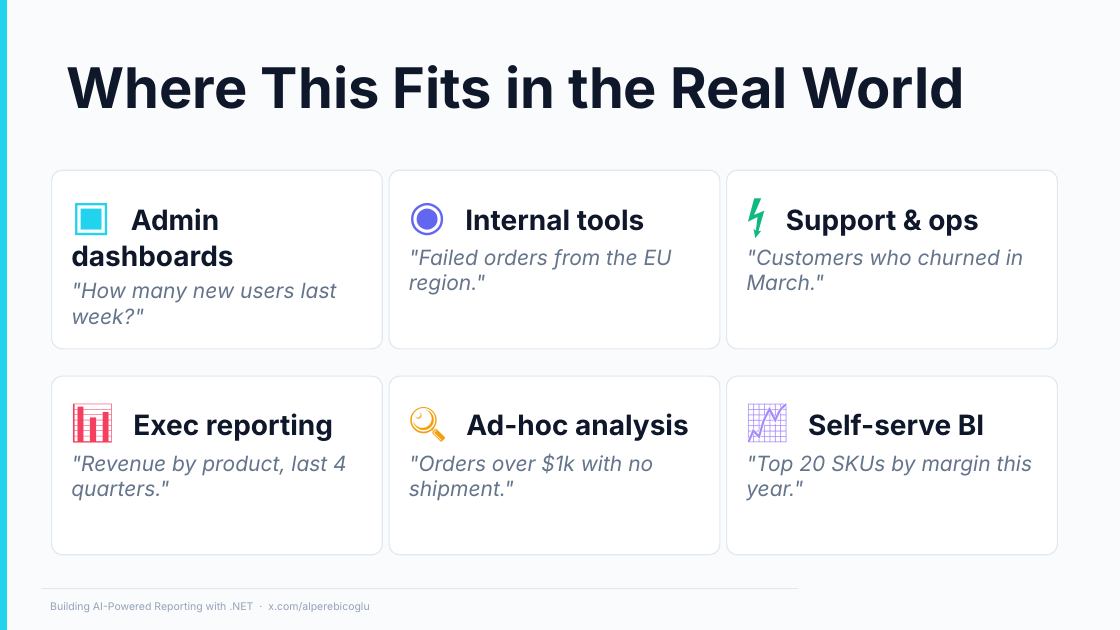
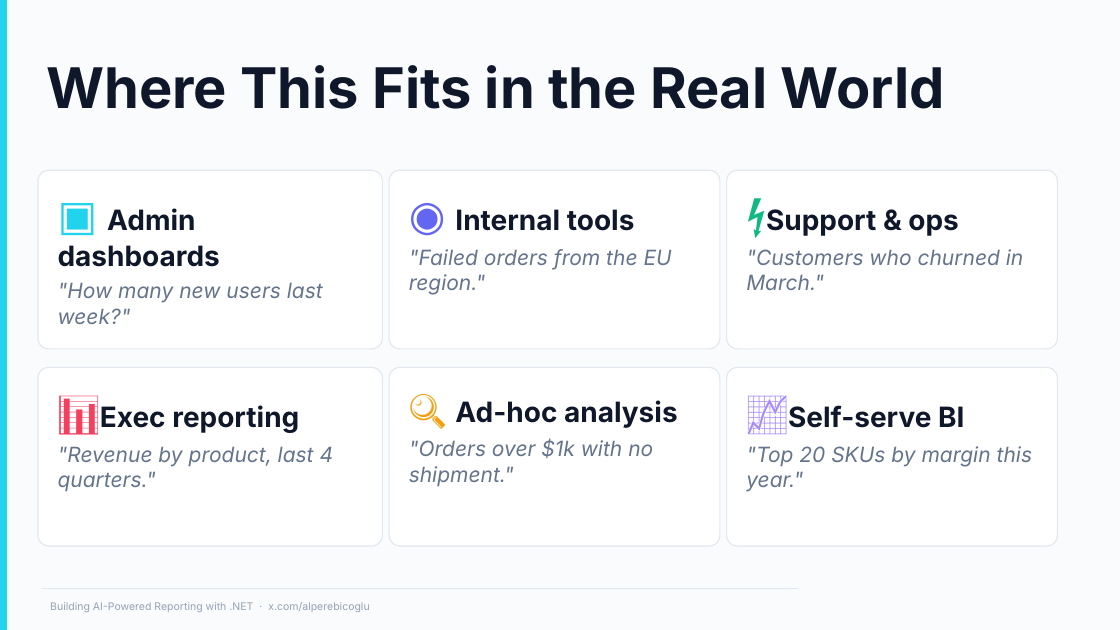
Before and after one commit to ebicoglu/chat-with-your-data-conference, a slide deck: slide 18 of Presentation.pptx. Drawn at 1120x630 pixels with LibreOffice and Linux fonts; fonts in the diff are those of the drawing; background and template pictures are left out. Boxes give left, top, right and bottom in pixels: in the first picture for what was removed or moved away, otherwise in the second. Text is boxed around its words. In the diff, an @@ line names an element or a change of style, - is before the commit and + after.

```diff
--- a/Presentation.pptx
+++ b/Presentation.pptx
@@ title "Where This Fits in the ...": place and size @@
-title "Where This Fits in the ..." at (67,65,965,109)
+title "Where This Fits in the ..." at (46,65,945,109)
@@ rounded rectangle "▣ Admin dashboards": place and size @@
-rounded rectangle "▣ Admin dashboards" at (52,171,383,350)
+rounded rectangle "▣ Admin dashboards" at (38,171,382,350)
@@ text in rounded rectangle at (766,209,959,236): spaces changed @@
-⚡ Support & ops
+⚡Support & ops
@@ rounded rectangle "📊Exec reporting": place and size @@
-rounded rectangle "📊Exec reporting" at (52,376,383,555)
+rounded rectangle "📊Exec reporting" at (38,367,382,546)
@@ rounded rectangle "🔍 Ad-hoc analysis": place and size @@
-rounded rectangle "🔍 Ad-hoc analysis" at (389,376,720,555)
+rounded rectangle "🔍 Ad-hoc analysis" at (389,367,720,546)
@@ rounded rectangle "📈Self-serve BI": place and size @@
-rounded rectangle "📈Self-serve BI" at (727,376,1058,555)
+rounded rectangle "📈Self-serve BI" at (727,367,1058,546)
@@ text in rounded rectangle at (100,405,299,433): spaces changed @@
-📊 Exec reporting
+📊Exec reporting
@@ text in rounded rectangle at (788,405,964,428): spaces changed @@
-📈 Self-serve BI
+📈Self-serve BI
```
Also in this commit, not shown: 18 other slides changed, 2 other files.
